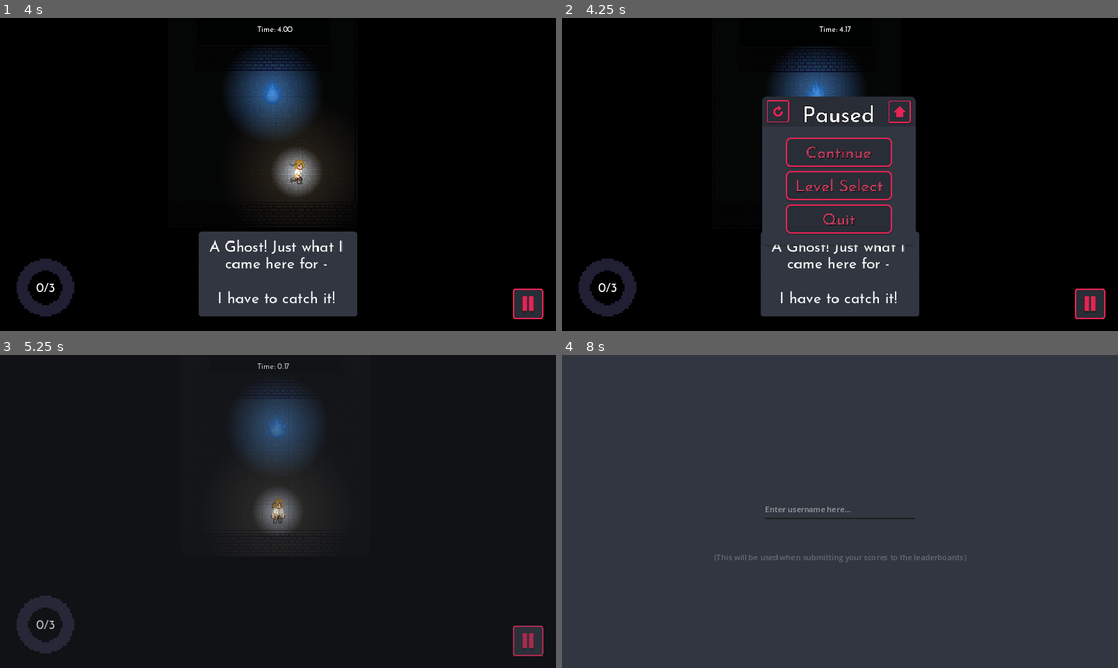
Above: before the commit, frames 1-4 (two rows, left to right).
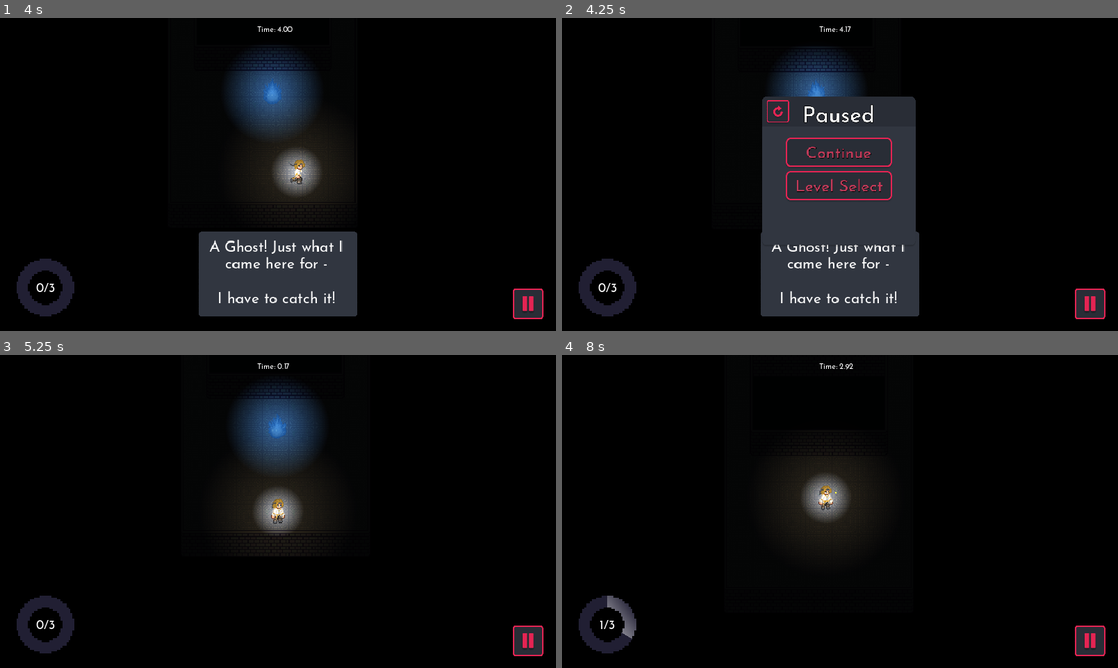
Above: after the commit, the same moments.

Repository: junyynyyn/Summer-Jam-2024
Game: Godot game, scene res://Scenes/Levels/Level1.tscn
The game is run twice, just before and just after one commit, with the same random seed, the same clock (stepped at 60 frames per second) and the same inputs. This scene is started directly instead of the project's main scene.
Inputs (mouse positions are in pixels of both pictures, inside the frame that each line leads up to):
- Up to frame 1 (4 s): tap E at 0.5, 0.6, 2.1, 3.6 s; move the mouse to (400, 158) at 0.52 s; hold D (right) 0.53-1.25 s; click (400, 158) at 0.67 s; tap W (up) at 0.77, 3.77 s; tap Enter every 0.75 s from 1.25 to 3.5 s; drag from (166, 190) to (300, 174) at 1.27 s; move the mouse to (333, 105) at 2.02 s; hold A (left) 2.03-2.75 s; click (333, 105) at 2.17 s; drag from (250, 237) to (111, 127) at 2.77 s; move the mouse to (444, 221) at 3.52 s; hold D (right) from 3.53 s (still down); click (444, 221) at 3.67 s
- Up to frame 2 (4.25 s): keep holding D (right); tap Escape at 4.15 s
- Up to frame 3 (5.25 s): release D (right) at 4.25 s; click (339, 448) at 4.27 s; click (216, 448) at 5 s
- Up to frame 4 (8 s): drag from (673, 464) to (756, 433) at 5.77 s; tap Space at 6.5 s; move the mouse to (867, 511) at 6.52 s; hold D (right) 6.53-7.25 s; tap E at 6.6 s; click (867, 511) at 6.67 s; drag from (756, 433) to (728, 527) at 7.27 s

Frame 1 is identical in both runs. In frame 2, 0.4% of the frame differs, in the area x 40-63%, y 26-69%; in frame 3, 0.6%; in frame 4, 98%, in the area x 0-100%, y 0-100%.

Commit message:
Updated IP for server host

Diff:
--- a/UniMelb Game Jam/Audio/background_music.gd
+++ b/UniMelb Game Jam/Audio/background_music.gd
@@ -1,5 +1,4 @@
 extends AudioStreamPlayer
-
 
 func _on_finished():
 	self.playing = true
--- a/UniMelb Game Jam/Scenes/Levels/Level5.tscn
+++ b/UniMelb Game Jam/Scenes/Levels/Level5.tscn
@@ -17,29 +17,25 @@
 ThreeStar = 20.0
 Gold = 13.5
 
-[node name="UI" parent="." index="0"]
-visible = false
-
 [node name="TileMap" parent="." index="1"]
 layer_0/tile_data = PackedInt32Array(458757, 65540, 1, 524293, 65540, 1, 589829, 65540, 1, 458758, 65540, 1, 524294, 65 …(7611 unchanged characters)…
 layer_1/tile_data = PackedInt32Array(655365, 65540, 2, 655366, 65540, 2, 655367, 65540, 2, 655368, 65540, 2, 655369, 19 …(4811 unchanged characters)…
 layer_2/tile_data = PackedInt32Array(983055, 4, 1, 917519, 4, 1, 851983, 4, 1, 786447, 4, 1, 720911, 4, 1, 655375, 4, 1 …(251 unchanged characters)…
 
 [node name="TeleportPad" parent="Objects" index="0" node_paths=PackedStringArray("target_teleporter") instance=ExtResource("3_qby6k")]
-position = Vector2(448, 264)
-scale = Vector2(-0.919995, -0.996666)
+position = Vector2(440, 272)
 target_teleporter = NodePath("../TeleportPad2")
 
 [node name="TeleportPad2" parent="Objects" index="1" node_paths=PackedStringArray("target_teleporter") instance=ExtResource("3_qby6k")]
-position = Vector2(664, 272)
+position = Vector2(685, 274)
 target_teleporter = NodePath("../TeleportPad")
 
 [node name="TeleportPad3" parent="Objects" index="2" node_paths=PackedStringArray("target_teleporter") instance=ExtResource("3_qby6k")]
-position = Vector2(512, 48)
+position = Vector2(563, 20)
 target_teleporter = NodePath("../TeleportPad4")
 
 [node name="TeleportPad4" parent="Objects" index="3" node_paths=PackedStringArray("target_teleporter") instance=ExtResource("3_qby6k")]
-position = Vector2(512, 624)
+position = Vector2(560, 595)
 target_teleporter = NodePath("../TeleportPad3")
 
 [node name="HookPoint" parent="Objects" index="4" instance=ExtResource("7_4h86s")]
--- a/UniMelb Game Jam/Scenes/Levels/Level7.tscn
+++ b/UniMelb Game Jam/Scenes/Levels/Level7.tscn
@@ -17,9 +17,6 @@
 TwoStar = 14.0
 ThreeStar = 12.0
 Gold = 10.35
-
-[node name="UI" parent="." index="0"]
-visible = false
 
 [node name="TileMap" parent="." index="1"]
 layer_0/tile_data = PackedInt32Array(458759, 65540, 1, 458760, 65540, 1, 458761, 65540, 1, 524297, 65540, 1, 589832, 65 …(6524 unchanged characters)…
--- a/UniMelb Game Jam/Scenes/Levels/Level9.tscn
+++ b/UniMelb Game Jam/Scenes/Levels/Level9.tscn
@@ -16,9 +16,6 @@
 TwoStar = 17.0
 ThreeStar = 15.5
 Gold = 13.65
-
-[node name="UI" parent="." index="0"]
-visible = false
 
 [node name="TileMap" parent="." index="1"]
 layer_0/tile_data = PackedInt32Array(458759, 65540, 1, 524295, 65540, 1, 589831, 65540, 1, 458760, 65540, 1, 524296, 65 …(14996 unchanged characters)…
--- a/UniMelb Game Jam/Scenes/Menus/Credits.tscn
+++ b/UniMelb Game Jam/Scenes/Menus/Credits.tscn
@@ -153,16 +153,17 @@
 anchor_top = 0.5
 anchor_right = 0.5
 anchor_bottom = 0.5
-offset_left = -78.5
-offset_top = 12.5
-offset_right = 78.5
-offset_bottom = 99.5
+offset_left = -175.0
+offset_top = 12.0
+offset_right = 177.0
+offset_bottom = 129.0
 grow_horizontal = 2
 grow_vertical = 2
 theme_override_font_sizes/font_size = 19
 text = "Jaxon (Leonados)
 Silent GUI Assets - @Prinbles on Itch.io
-Mouse Icon - @Ruthenium on Itch.io"
+Mouse Icon - @Ruthenium on Itch.io
+Portal - @pixelthen on Itch.io"
 horizontal_alignment = 1
 vertical_alignment = 1
 
@@ -173,10 +174,10 @@
 anchor_top = 0.5
 anchor_right = 0.5
 anchor_bottom = 0.5
-offset_left = -194.0
-offset_top = 307.5
-offset_right = 194.0
-offset_bottom = 364.5
+offset_left = -193.0
+offset_top = 322.0
+offset_right = 195.0
+offset_bottom = 379.0
 grow_horizontal = 2
 grow_vertical = 2
 theme_override_font_sizes/font_size = 34
@@ -210,10 +211,10 @@
 anchor_top = 0.5
 anchor_right = 0.5
 anchor_bottom = 0.5
-offset_left = -194.0
-offset_top = 443.5
-offset_right = 194.0
-offset_bottom = 500.5
+offset_left = -193.0
+offset_top = 458.0
+offset_right = 195.0
+offset_bottom = 515.0
 grow_horizontal = 2
 grow_vertical = 2
 theme_override_font_sizes/font_size = 34
--- a/UniMelb Game Jam/Scenes/Menus/main_menu.tscn
+++ b/UniMelb Game Jam/Scenes/Menus/main_menu.tscn
@@ -175,6 +175,7 @@
 vertical_alignment = 1
 
 [node name="Exit" type="TextureButton" parent="Menu"]
+visible = false
 layout_mode = 0
 offset_left = 79.0
 offset_top = 498.0
--- a/UniMelb Game Jam/Scenes/Menus/pause_menu.tscn
+++ b/UniMelb Game Jam/Scenes/Menus/pause_menu.tscn
@@ -73,6 +73,7 @@
 stretch_mode = 4
 
 [node name="Home" type="TextureButton" parent="."]
+visible = false
 layout_mode = 2
 offset_left = 674.0
 offset_top = 159.0
@@ -142,6 +143,7 @@
 vertical_alignment = 1
 
 [node name="Quit" type="TextureButton" parent="GridContainer"]
+visible = false
 layout_mode = 2
 texture_normal = ExtResource("3_nsh44")
 
--- a/UniMelb Game Jam/Scripts/Level.gd
+++ b/UniMelb Game Jam/Scripts/Level.gd
@@ -68,7 +68,7 @@
 
 	get_tree().paused = true
 	update_best_time_and_stars()
-	#$UI.check_scores(level_number)
+	$UI.check_scores(level_number)
 	Global.save_game_data()
 
 
@@ -108,8 +108,6 @@
 	three_star.text = "%.2f" % ThreeStar
 	two_star.text = "%.2f" % TwoStar
 
-
-
 #func upload_score(username, level_number, time):
 	#var url = "http://3.26.15.67:5000/level/" + level_number
 	#var request_data = {
--- a/UniMelb Game Jam/Scripts/SceneTransition.gd
+++ b/UniMelb Game Jam/Scripts/SceneTransition.gd
@@ -1,5 +1,4 @@
 extends CanvasLayer
-
 
 func change_scene(target: String) -> void:
 	#var current_scene = get_node("/root/")
--- a/UniMelb Game Jam/Scripts/ui.gd
+++ b/UniMelb Game Jam/Scripts/ui.gd
@@ -7,6 +7,8 @@
 @onready var stardisplay = $"FinishScreen/Star Display"
 signal next_scene
 signal scores_submitted
+
+var server = "http://170.64.174.137:3000"
 
 func _ready():
 	%FinishScreen.visible = false
@@ -95,12 +97,13 @@
 func send_scores(level_number, username, time):
 	var http_request = HTTPRequest.new()
 	add_child(http_request)
-	var url = "https://phantomsnatcher.zematoxic.dev/level/" + level_number
+	var url = server + "/level/" + level_number
 	var data = {"username": username, "time": time}
-	var json = JSON.stringify(data)
+	var json = JSON.new().stringify(data)
 	var headers = ["Content-Type: application/json"]
 	http_request.request(url, headers, HTTPClient.METHOD_POST, json)
 	await http_request.request_completed
+
 	check_scores(level_number)
 
 func check_scores(level_number):
@@ -108,7 +111,7 @@
 	add_child(http_request)
 	http_request.request_completed.connect(self._http_request_completed)
 
-	var error = http_request.request(("https://phantomsnatcher.zematoxic.dev/level/") + level_number)
+	var error = http_request.request(server + "/level/" + level_number)
 	if error != OK:
 		push_error("An error occurred in the HTTP request.")
 
@@ -120,7 +123,7 @@
 	var json = JSON.new()
 	var body_string = body.get_string_from_utf8()
 	var _json_result = json.parse(body_string)
-	var _json_result2 = json.parse(json.data)
+	#var _json_result2 = json.parse(json.data)
 	var data = json.data
 	#Clear any existing debug entries in the leaderboard
 	for children in leaderboard_names_container.get_children():
@@ -129,6 +132,8 @@
 		children.queue_free()
 
 	#Sort function
+	if (!data):
+		return
 	data.sort_custom(sort_entries)
 	data = data.slice(0, 14)
 	for entry in data:
--- a/UniMelb Game Jam/project.godot
+++ b/UniMelb Game Jam/project.godot
@@ -13,7 +13,7 @@
 config/name="Uni Melb Game Jam"
 run/main_scene="res://Scenes/Menus/main_menu.tscn"
 config/features=PackedStringArray("4.2", "Mobile")
-config/icon="res://icon.svg"
+config/icon="res://Sprites/talisman2.png"
 
 [autoload]
 
Binary file added: UniMelb Game Jam/Sprites/WispBlue1stFrame.ico
Not shown, changed: UniMelb Game Jam/export_presets.cfg
Not shown, changed: UniMelb Game Jam/LuigisMansion.pck
Not shown, added: UniMelb Game Jam/PhantomSnatchers.console.exe
Not shown, added: UniMelb Game Jam/PhantomSnatchers.exe
Not shown, added: UniMelb Game Jam/PhantomSnatchers.pck
